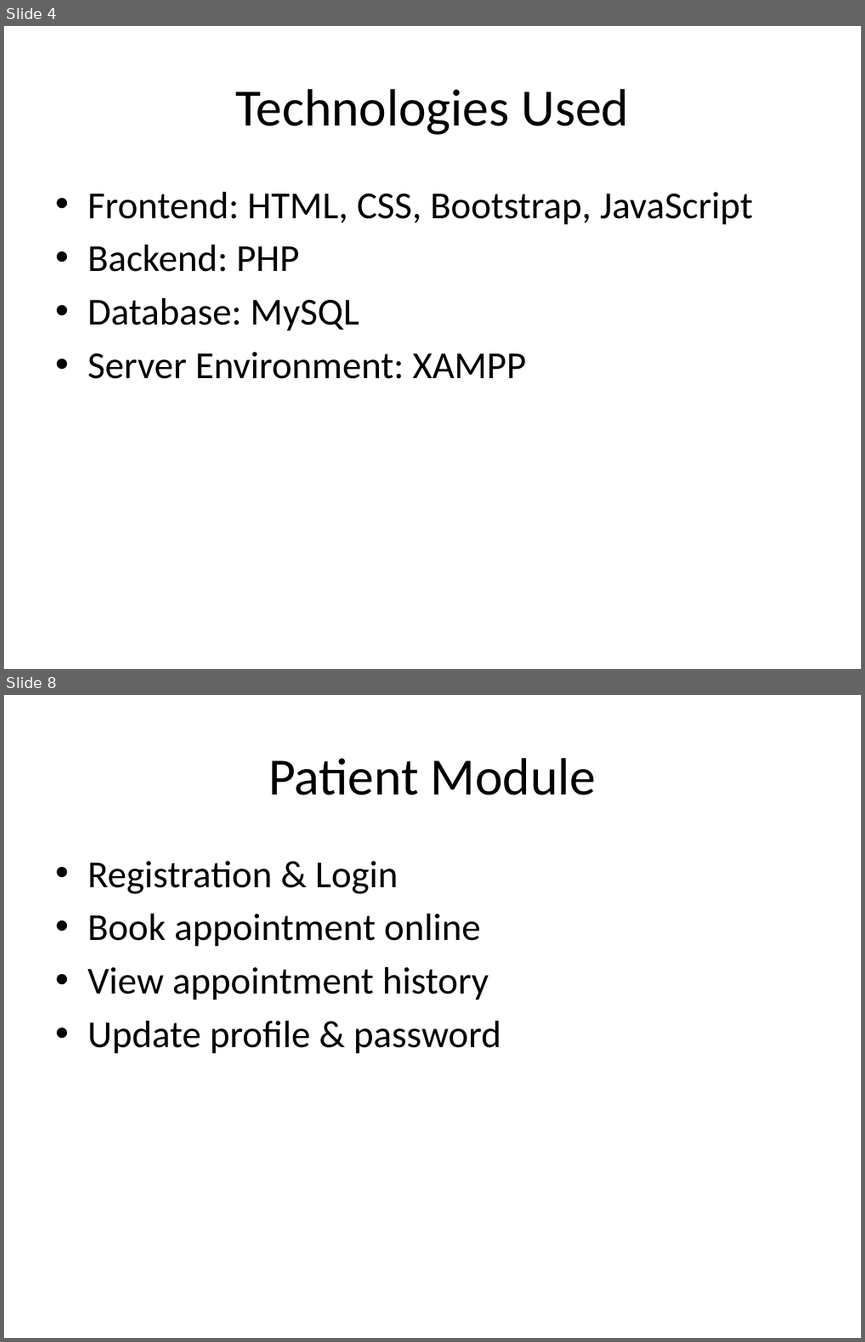
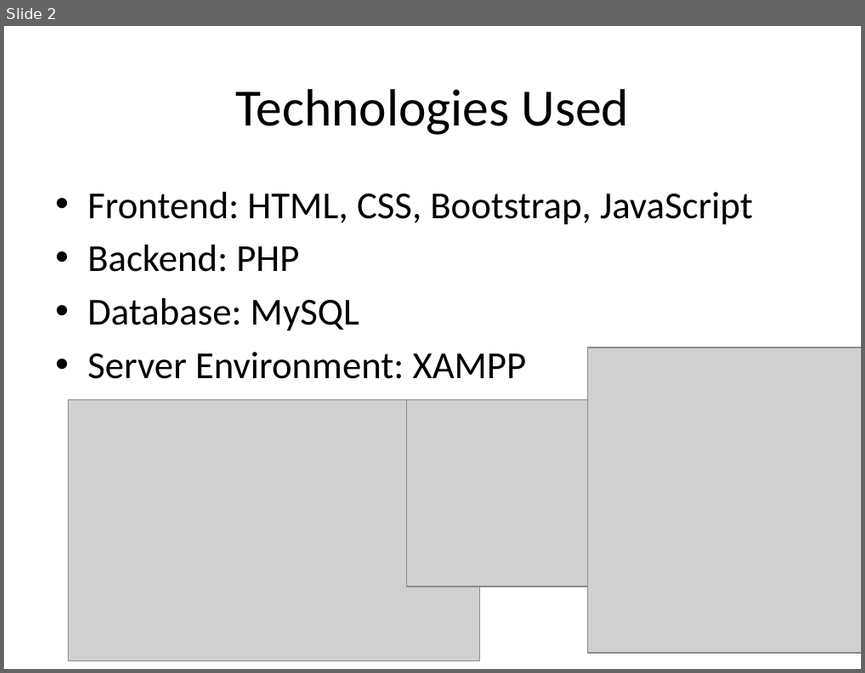
Before and after one commit to Eng-Aadam/Fududeeye-System, a slide deck: Fududeeye(PPT).pptx. Shown one above the other, each under a label of ours: slides 4 and 8 before the commit, slide 2 after it; the slides between them are not shown. The pictures are 865x1342 and 865x673 pixels, drawn with LibreOffice and Linux fonts; fonts in the diff are those of the drawing; grey boxes stand for pictures. Boxes give left, top, right and bottom in pixels: in the first picture for what was removed or moved away, otherwise in the second. Text is boxed around its words. In the diff, an @@ line names an element or a change of style, - is before the commit and + after.

```diff
--- a/Fududeeye(PPT).pptx
+++ b/Fududeeye(PPT).pptx
@@ slide 8 removed at (4, 695, 861, 1338), background #FFFFFF @@
@@ title removed at (268, 758, 596, 795) @@
-Patient Module
@@ text removed at (87, 861, 501, 1054) @@
-• Registration & Login
-• Book appointment online
-• View appointment history
-• Update profile & password
@@ what was slide 4 is now slide 2 @@
@@ slide 2 changed as well @@
@@ picture added at (587, 347, 861, 652) @@
@@ picture added at (69, 399, 479, 660) @@
@@ picture added at (407, 399, 739, 585) @@
```
Also in this commit, not shown: 1 other slide changed, 11 slides added, 8 other slides removed.
